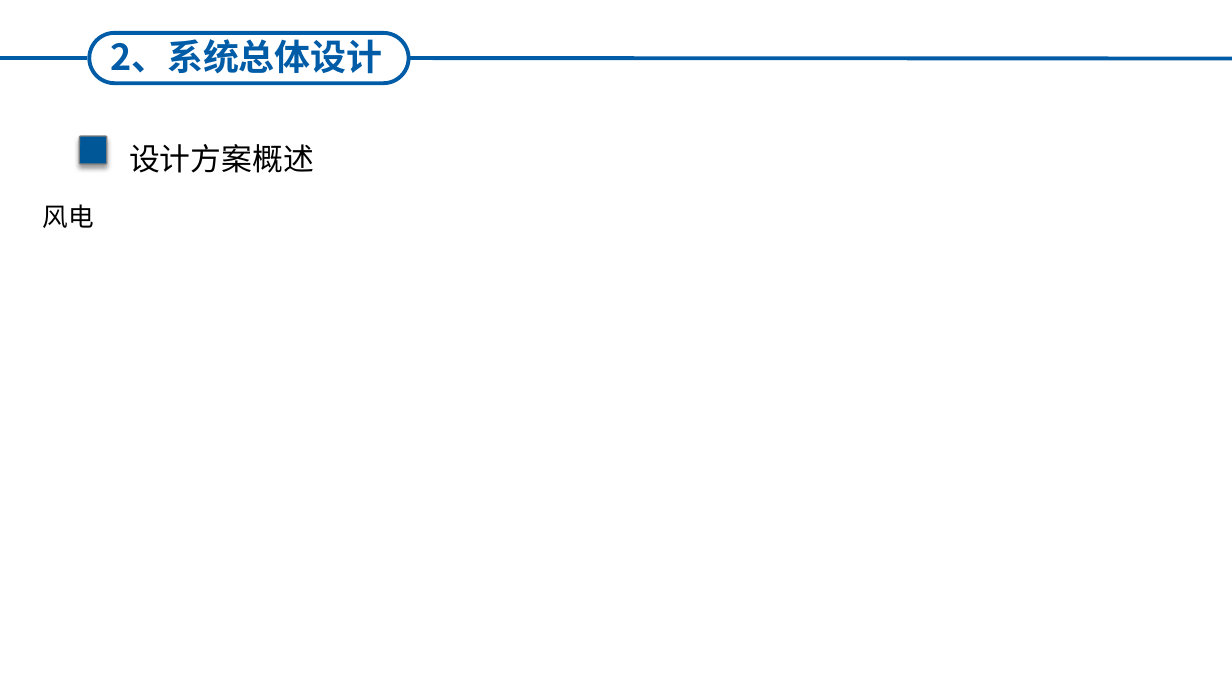
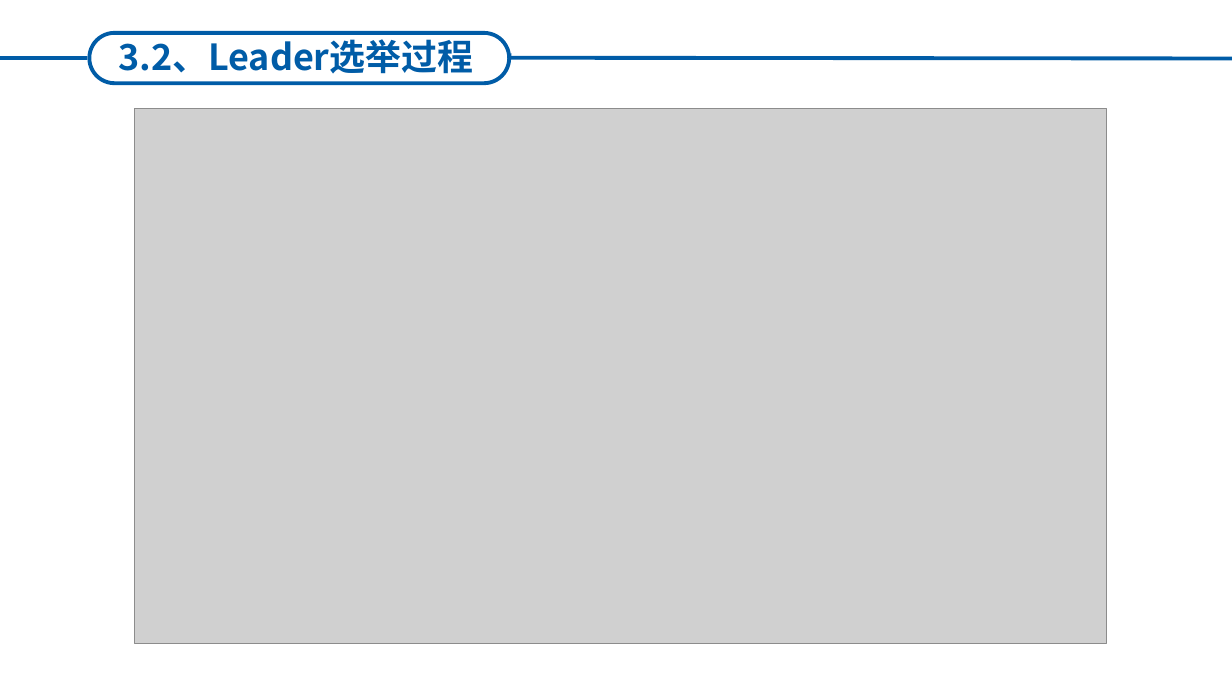
Before and after one commit to HNing109/StudyNotes, a slide deck: slide 9 of Golang_学习笔记/Golang_Web_学习笔记/ETCD_学习笔记/ETCD-调研.pptx (slide 10 before the commit). Drawn at 1232x693 pixels with LibreOffice and Linux fonts; fonts in the diff are those of the drawing; grey boxes stand for pictures. Boxes give left, top, right and bottom in pixels: in the first picture for what was removed or moved away, otherwise in the second. Text is boxed around its words. In the diff, an @@ line names an element or a change of style, - is before the commit and + after.

```diff
--- a/Golang_学习笔记/Golang_Web_学习笔记/ETCD_学习笔记/ETCD-调研.pptx
+++ b/Golang_学习笔记/Golang_Web_学习笔记/ETCD_学习笔记/ETCD-调研.pptx
@@ rounded rectangle: place and size @@
-rounded rectangle at bbox=[90, 33, 409, 83]
+rounded rectangle at bbox=[90, 33, 509, 83]
@@ text at bbox=[118, 34, 473, 74]: text changed @@
-2、系统总体设计
+3.2、Leader选举过程
@@ line moved from (409, 58) - (1232, 58) to (509, 57) - (1232, 58) @@
@@ picture added at bbox=[135, 108, 1107, 644] @@
@@ rounded rectangle removed at bbox=[79, 136, 107, 164] @@
@@ text removed at bbox=[129, 144, 314, 173] @@
-设计方案概述
@@ text removed at bbox=[42, 204, 93, 228] @@
-风电
```
Also in this commit, not shown: 6 other slides changed, 6 slides added, 6 other files.
